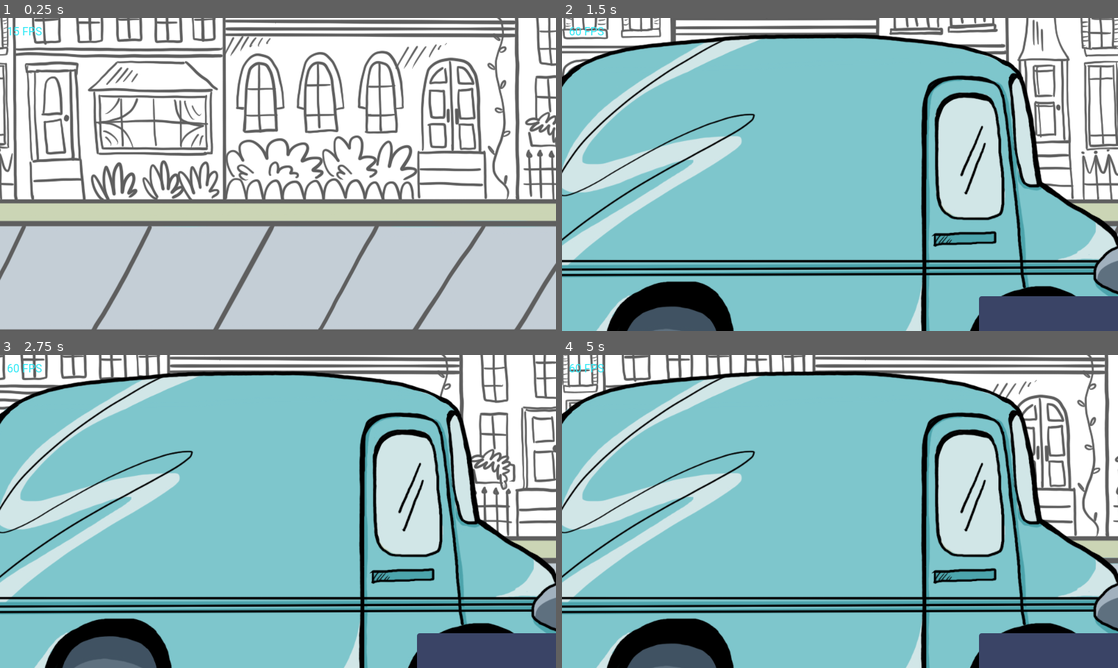
Above: before the commit, frames 1-4 (two rows, left to right).
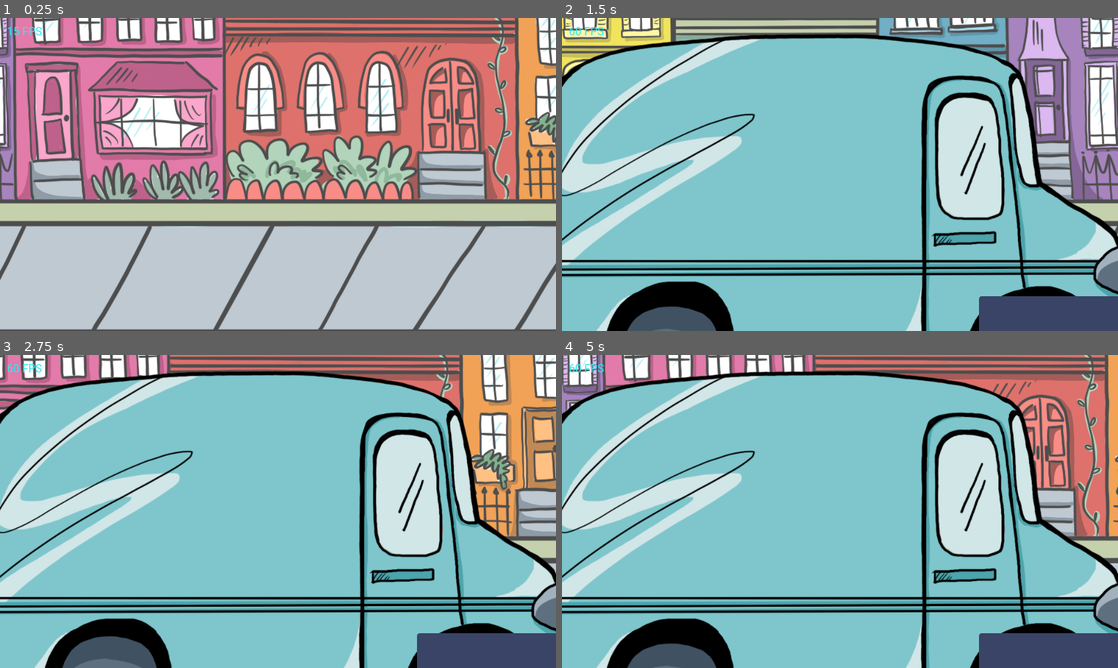
Above: after the commit, the same moments.

Repository: Bloodyaugust/ld-53
Game: Godot game, scene res://scenes/main.tscn
Two runs of this game, one before a commit and one after it. Both use one fixed random seed, a clock stepped at 60 frames per second and the inputs below.
Inputs (mouse positions are in pixels of both pictures, inside the frame that each line leads up to):
- Up to frame 1 (0.25 s): no input
- Up to frame 2 (1.5 s): move the mouse to (962, 158) at 0.52 s; hold Right (ui_right) 0.53-1.25 s; click (962, 158) at 0.67 s; drag from (728, 190) to (812, 237) at 1.27 s
- Up to frame 3 (2.75 s): move the mouse to (333, 442) at 2.02 s; hold Right (ui_right) from 2.03 s (still down)
- Up to frame 4 (5 s): release Right (ui_right) at 2.75 s; drag from (812, 574) to (673, 464) at 2.77 s; move the mouse to (1006, 558) at 3.52 s; hold Left (ui_left) 3.53-4.25 s; drag from (673, 464) to (756, 433) at 4.27 s

The runs differ from the first frame. In frame 1, 42% of the frame differs, in the area x 0-100%, y 0-67%; in frame 2, 11%; in frame 3, 10%; in frame 4, 11%.

Commit message:
Add updated background sprite
- Change placement of dogs

Diff:
--- a/actors/BackgroundChunks/Chunk-4.tscn
+++ b/actors/BackgroundChunks/Chunk-4.tscn
@@ -11,4 +11,4 @@
 texture = ExtResource("2_hgcxq")
 
 [node name="Obstacle" parent="." instance=ExtResource("3_jj61b")]
-position = Vector2(1, 94)
+position = Vector2(1, 79)
--- a/actors/TutorialChunks/Chunk-2.tscn
+++ b/actors/TutorialChunks/Chunk-2.tscn
@@ -20,4 +20,4 @@
 texture = ExtResource("4_hbpnj")
 
 [node name="Obstacle" parent="." instance=ExtResource("4_6jair")]
-position = Vector2(177, 94)
+position = Vector2(177, 79)
Binary file changed: sprites/Background.png
